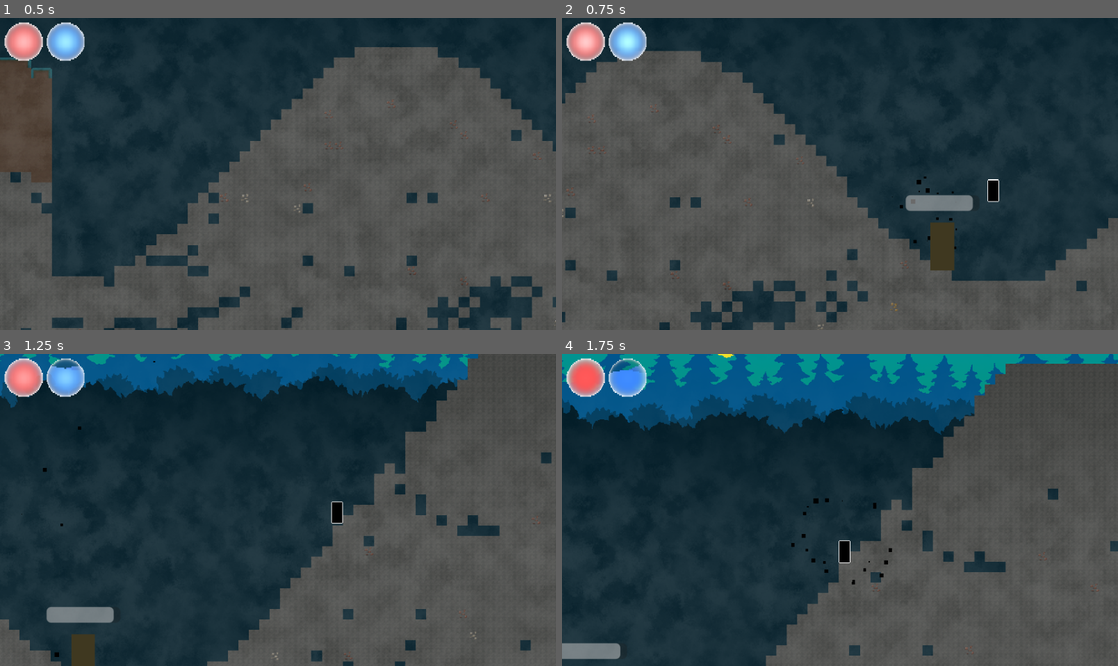
Above: before the commit, frames 1-4 (two rows, left to right).
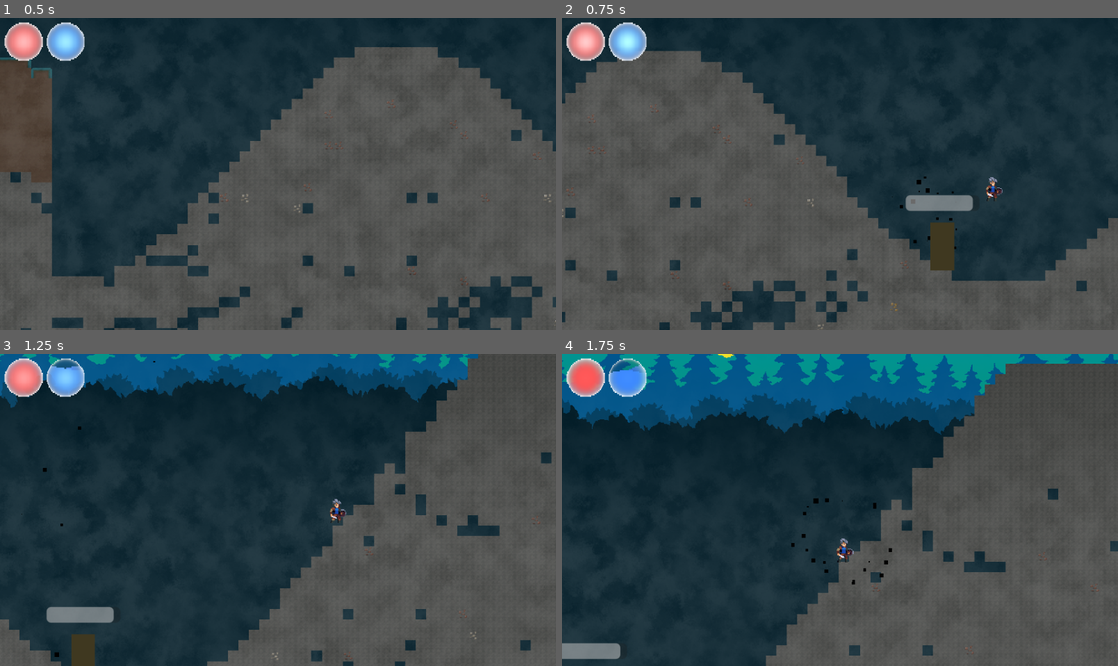
Above: after the commit, the same moments.

Repository: terriblepanic/first-game
Game: Godot game, scene res://scenes/Main.tscn
Same seed, same stepped clock (60 frames per second), same inputs: the game is played once before the commit and once after it. This scene is started directly instead of the project's main scene.
Inputs (mouse positions are in pixels of both pictures, inside the frame that each line leads up to):
- Up to frame 1 (0.5 s): no input
- Up to frame 2 (0.75 s): tap Enter (ui_accept) at 0.5 s; move the mouse to (962, 158) at 0.52 s; hold D (move_right) from 0.53 s (still down); click (962, 158) at 0.6 s
- Up to frame 3 (1.25 s): keep holding D (move_right); tap Space (jump) at 0.77, 0.8, 1.07 s
- Up to frame 4 (1.75 s): release D (move_right) at 1.25 s; drag from (728, 525) to (901, 510) at 1.27 s

Frame 1 is identical in both runs. In frame 2, 0.2% of the frame differs, in the area x 76-80%, y 51-60%; in frame 3, 0.2%; in frame 4, 0.2%, in the area x 49-53%, y 59-68%.

Commit message:
Added player char sprite frames

Diff:
--- /dev/null
+++ b/assets/char/char_sprite_frames.tres
@@ -0,0 +1,632 @@
+[gd_resource type="SpriteFrames" load_steps=83 format=3 uid="uid://durf0fmthtjny"]
+
+[ext_resource type="Texture2D" uid="uid://bywkj78dcxjs7" path="res://assets/char/char_blue_1.png" id="1_ixocq"]
+[ext_resource type="Texture2D" uid="uid://s3qco4bmhcps" path="res://assets/char/char_blue_2.png" id="2_bjtlb"]
+
+[sub_resource type="AtlasTexture" id="AtlasTexture_kg5lm"]
+atlas = ExtResource("1_ixocq")
+region = Rect2(0, 56, 56, 56)
+
+[sub_resource type="AtlasTexture" id="AtlasTexture_8wj7b"]
+atlas = ExtResource("1_ixocq")
+region = Rect2(56, 56, 56, 56)
+
+[sub_resource type="AtlasTexture" id="AtlasTexture_by2jq"]
+atlas = ExtResource("1_ixocq")
+region = Rect2(112, 56, 56, 56)
+
+[sub_resource type="AtlasTexture" id="AtlasTexture_o6bm6"]
+atlas = ExtResource("1_ixocq")
+region = Rect2(168, 56, 56, 56)
+
+[sub_resource type="AtlasTexture" id="AtlasTexture_qc6mo"]
+atlas = ExtResource("1_ixocq")
+region = Rect2(224, 56, 56, 56)
+
+[sub_resource type="AtlasTexture" id="AtlasTexture_nl1nb"]
+atlas = ExtResource("1_ixocq")
+region = Rect2(280, 56, 56, 56)
+
+[sub_resource type="AtlasTexture" id="AtlasTexture_exbuy"]
+atlas = ExtResource("1_ixocq")
+region = Rect2(336, 56, 56, 56)
+
+[sub_resource type="AtlasTexture" id="AtlasTexture_7r4e3"]
+atlas = ExtResource("1_ixocq")
+region = Rect2(392, 56, 56, 56)
+
+[sub_resource type="AtlasTexture" id="AtlasTexture_wenir"]
+atlas = ExtResource("2_bjtlb")
+region = Rect2(0, 224, 56, 56)
+
+[sub_resource type="AtlasTexture" id="AtlasTexture_o74km"]
+atlas = ExtResource("2_bjtlb")
+region = Rect2(56, 224, 56, 56)
+
+[sub_resource type="AtlasTexture" id="AtlasTexture_2a5yb"]
+atlas = ExtResource("2_bjtlb")
+region = Rect2(112, 224, 56, 56)
+
+[sub_resource type="AtlasTexture" id="AtlasTexture_l4com"]
+atlas = ExtResource("2_bjtlb")
+region = Rect2(168, 224, 56, 56)
+
+[sub_resource type="AtlasTexture" id="AtlasTexture_m7xp7"]
+atlas = ExtResource("2_bjtlb")
+region = Rect2(224, 224, 56, 56)
+
+[sub_resource type="AtlasTexture" id="AtlasTexture_f66f1"]
+atlas = ExtResource("2_bjtlb")
+region = Rect2(280, 224, 56, 56)
+
+[sub_resource type="AtlasTexture" id="AtlasTexture_2qulg"]
+atlas = ExtResource("2_bjtlb")
+region = Rect2(336, 224, 56, 56)
+
+[sub_resource type="AtlasTexture" id="AtlasTexture_abvqv"]
+atlas = ExtResource("2_bjtlb")
+region = Rect2(392, 224, 56, 56)
+
+[sub_resource type="AtlasTexture" id="AtlasTexture_wh0xn"]
+atlas = ExtResource("1_ixocq")
+region = Rect2(0, 336, 56, 56)
+
+[sub_resource type="AtlasTexture" id="AtlasTexture_jfpq7"]
+atlas = ExtResource("1_ixocq")
+region = Rect2(56, 336, 56, 56)
+
+[sub_resource type="AtlasTexture" id="AtlasTexture_casiv"]
+atlas = ExtResource("1_ixocq")
+region = Rect2(112, 336, 56, 56)
+
+[sub_resource type="AtlasTexture" id="AtlasTexture_f4tq6"]
+atlas = ExtResource("1_ixocq")
+region = Rect2(168, 336, 56, 56)
+
+[sub_resource type="AtlasTexture" id="AtlasTexture_k7yq0"]
+atlas = ExtResource("1_ixocq")
+region = Rect2(224, 336, 56, 56)
+
+[sub_resource type="AtlasTexture" id="AtlasTexture_3yt21"]
+atlas = ExtResource("1_ixocq")
+region = Rect2(280, 336, 56, 56)
+
+[sub_resource type="AtlasTexture" id="AtlasTexture_joq62"]
+atlas = ExtResource("1_ixocq")
+region = Rect2(336, 336, 56, 56)
+
+[sub_resource type="AtlasTexture" id="AtlasTexture_vsaxy"]
+atlas = ExtResource("1_ixocq")
+region = Rect2(392, 336, 56, 56)
+
+[sub_resource type="AtlasTexture" id="AtlasTexture_hf8ln"]
+atlas = ExtResource("1_ixocq")
+region = Rect2(0, 392, 56, 56)
+
+[sub_resource type="AtlasTexture" id="AtlasTexture_q35uh"]
+atlas = ExtResource("1_ixocq")
+region = Rect2(56, 392, 56, 56)
+
+[sub_resource type="AtlasTexture" id="AtlasTexture_81bg0"]
+atlas = ExtResource("1_ixocq")
+region = Rect2(112, 392, 56, 56)
+
+[sub_resource type="AtlasTexture" id="AtlasTexture_av2qp"]
+atlas = ExtResource("1_ixocq")
+region = Rect2(168, 392, 56, 56)
+
+[sub_resource type="AtlasTexture" id="AtlasTexture_6mu5w"]
+atlas = ExtResource("1_ixocq")
+region = Rect2(56, 224, 56, 56)
+
+[sub_resource type="AtlasTexture" id="AtlasTexture_7otj3"]
+atlas = ExtResource("1_ixocq")
+region = Rect2(112, 224, 56, 56)
+
+[sub_resource type="AtlasTexture" id="AtlasTexture_vx8iu"]
+atlas = ExtResource("1_ixocq")
+region = Rect2(168, 224, 56, 56)
+
+[sub_resource type="AtlasTexture" id="AtlasTexture_ssvhk"]
+atlas = ExtResource("1_ixocq")
+region = Rect2(224, 224, 56, 56)
+
+[sub_resource type="AtlasTexture" id="AtlasTexture_oqto0"]
+atlas = ExtResource("1_ixocq")
+region = Rect2(112, 168, 56, 56)
+
+[sub_resource type="AtlasTexture" id="AtlasTexture_m60st"]
+atlas = ExtResource("1_ixocq")
+region = Rect2(168, 168, 56, 56)
+
+[sub_resource type="AtlasTexture" id="AtlasTexture_voe31"]
+atlas = ExtResource("1_ixocq")
+region = Rect2(224, 168, 56, 56)
+
+[sub_resource type="AtlasTexture" id="AtlasTexture_770yo"]
+atlas = ExtResource("1_ixocq")
+region = Rect2(280, 168, 56, 56)
+
+[sub_resource type="AtlasTexture" id="AtlasTexture_17hla"]
+atlas = ExtResource("1_ixocq")
+region = Rect2(0, 0, 56, 56)
+
+[sub_resource type="AtlasTexture" id="AtlasTexture_e2bak"]
+atlas = ExtResource("1_ixocq")
+region = Rect2(56, 0, 56, 56)
+
+[sub_resource type="AtlasTexture" id="AtlasTexture_fbtux"]
+atlas = ExtResource("1_ixocq")
+region = Rect2(112, 0, 56, 56)
+
+[sub_resource type="AtlasTexture" id="AtlasTexture_40035"]
+atlas = ExtResource("1_ixocq")
+region = Rect2(168, 0, 56, 56)
+
+[sub_resource type="AtlasTexture" id="AtlasTexture_anegr"]
+atlas = ExtResource("1_ixocq")
+region = Rect2(224, 0, 56, 56)
+
+[sub_resource type="AtlasTexture" id="AtlasTexture_dpydd"]
+atlas = ExtResource("1_ixocq")
+region = Rect2(280, 0, 56, 56)
+
+[sub_resource type="AtlasTexture" id="AtlasTexture_clvnv"]
+atlas = ExtResource("1_ixocq")
+region = Rect2(0, 168, 56, 56)
+
+[sub_resource type="AtlasTexture" id="AtlasTexture_r3q8g"]
+atlas = ExtResource("1_ixocq")
+region = Rect2(56, 168, 56, 56)
+
+[sub_resource type="AtlasTexture" id="AtlasTexture_geec2"]
+atlas = ExtResource("1_ixocq")
+region = Rect2(336, 168, 56, 56)
+
+[sub_resource type="AtlasTexture" id="AtlasTexture_13j4r"]
+atlas = ExtResource("1_ixocq")
+region = Rect2(392, 168, 56, 56)
+
+[sub_resource type="AtlasTexture" id="AtlasTexture_xqh7n"]
+atlas = ExtResource("1_ixocq")
+region = Rect2(0, 224, 56, 56)
+
+[sub_resource type="AtlasTexture" id="AtlasTexture_lqa7l"]
+atlas = ExtResource("1_ixocq")
+region = Rect2(280, 224, 56, 56)
+
+[sub_resource type="AtlasTexture" id="AtlasTexture_wo2l0"]
+atlas = ExtResource("1_ixocq")
+region = Rect2(336, 224, 56, 56)
+
+[sub_resource type="AtlasTexture" id="AtlasTexture_ruixr"]
+atlas = ExtResource("1_ixocq")
+region = Rect2(392, 224, 56, 56)
+
+[sub_resource type="AtlasTexture" id="AtlasTexture_ksvjo"]
+atlas = ExtResource("1_ixocq")
+region = Rect2(0, 112, 56, 56)
+
+[sub_resource type="AtlasTexture" id="AtlasTexture_6dvhw"]
+atlas = ExtResource("1_ixocq")
+region = Rect2(56, 112, 56, 56)
+
+[sub_resource type="AtlasTexture" id="AtlasTexture_gibof"]
+atlas = ExtResource("1_ixocq")
+region = Rect2(112, 112, 56, 56)
+
+[sub_resource type="AtlasTexture" id="AtlasTexture_wiiah"]
+atlas = ExtResource("1_ixocq")
+region = Rect2(168, 112, 56, 56)
+
+[sub_resource type="AtlasTexture" id="AtlasTexture_hgdjk"]
+atlas = ExtResource("1_ixocq")
+region = Rect2(224, 112, 56, 56)
+
+[sub_resource type="AtlasTexture" id="AtlasTexture_i2vwc"]
+atlas = ExtResource("1_ixocq")
+region = Rect2(280, 112, 56, 56)
+
+[sub_resource type="AtlasTexture" id="AtlasTexture_vb8tj"]
+atlas = ExtResource("1_ixocq")
+region = Rect2(336, 112, 56, 56)
+
+[sub_resource type="AtlasTexture" id="AtlasTexture_708ud"]
+atlas = ExtResource("1_ixocq")
+region = Rect2(392, 112, 56, 56)
+
+[sub_resource type="AtlasTexture" id="AtlasTexture_ytnu2"]
+atlas = ExtResource("1_ixocq")
+region = Rect2(0, 448, 56, 56)
+
+[sub_resource type="AtlasTexture" id="AtlasTexture_ajcal"]
+atlas = ExtResource("1_ixocq")
+region = Rect2(56, 448, 56, 56)
+
+[sub_resource type="AtlasTexture" id="AtlasTexture_eeh0t"]
+atlas = ExtResource("1_ixocq")
+region = Rect2(112, 448, 56, 56)
+
+[sub_resource type="AtlasTexture" id="AtlasTexture_ovnm7"]
+atlas = ExtResource("1_ixocq")
+region = Rect2(168, 448, 56, 56)
+
+[sub_resource type="AtlasTexture" id="AtlasTexture_ub4u3"]
+atlas = ExtResource("1_ixocq")
+region = Rect2(224, 448, 56, 56)
+
+[sub_resource type="AtlasTexture" id="AtlasTexture_maypo"]
+atlas = ExtResource("1_ixocq")
+region = Rect2(280, 448, 56, 56)
+
+[sub_resource type="AtlasTexture" id="AtlasTexture_7rl5m"]
+atlas = ExtResource("1_ixocq")
+region = Rect2(336, 448, 56, 56)
+
+[sub_resource type="AtlasTexture" id="AtlasTexture_b30ve"]
+atlas = ExtResource("1_ixocq")
+region = Rect2(392, 448, 56, 56)
+
+[sub_resource type="AtlasTexture" id="AtlasTexture_3dgyd"]
+atlas = ExtResource("1_ixocq")
+region = Rect2(0, 280, 56, 56)
+
+[sub_resource type="AtlasTexture" id="AtlasTexture_su1km"]
+atlas = ExtResource("1_ixocq")
+region = Rect2(56, 280, 56, 56)
+
+[sub_resource type="AtlasTexture" id="AtlasTexture_11xe5"]
+atlas = ExtResource("1_ixocq")
+region = Rect2(112, 280, 56, 56)
+
+[sub_resource type="AtlasTexture" id="AtlasTexture_wu14l"]
+atlas = ExtResource("1_ixocq")
+region = Rect2(168, 280, 56, 56)
+
+[sub_resource type="AtlasTexture" id="AtlasTexture_aehhv"]
+atlas = ExtResource("2_bjtlb")
+region = Rect2(0, 0, 56, 56)
+
+[sub_resource type="AtlasTexture" id="AtlasTexture_3g1tc"]
+atlas = ExtResource("2_bjtlb")
+region = Rect2(56, 0, 56, 56)
+
+[sub_resource type="AtlasTexture" id="AtlasTexture_jybbe"]
+atlas = ExtResource("2_bjtlb")
+region = Rect2(112, 0, 56, 56)
+
+[sub_resource type="AtlasTexture" id="AtlasTexture_vy6hd"]
+atlas = ExtResource("2_bjtlb")
+region = Rect2(168, 0, 56, 56)
+
+[sub_resource type="AtlasTexture" id="AtlasTexture_3pei2"]
+atlas = ExtResource("2_bjtlb")
+region = Rect2(224, 0, 56, 56)
+
+[sub_resource type="AtlasTexture" id="AtlasTexture_fnbe4"]
+atlas = ExtResource("2_bjtlb")
+region = Rect2(280, 0, 56, 56)
+
+[sub_resource type="AtlasTexture" id="AtlasTexture_wg14l"]
+atlas = ExtResource("2_bjtlb")
+region = Rect2(336, 0, 56, 56)
+
+[sub_resource type="AtlasTexture" id="AtlasTexture_wkctf"]
+atlas = ExtResource("2_bjtlb")
+region = Rect2(392, 0, 56, 56)
+
+[sub_resource type="AtlasTexture" id="AtlasTexture_hf7p8"]
+atlas = ExtResource("2_bjtlb")
+region = Rect2(0, 56, 56, 56)
+
+[sub_resource type="AtlasTexture" id="AtlasTexture_qbhik"]
+atlas = ExtResource("2_bjtlb")
+region = Rect2(56, 56, 56, 56)
+
+[resource]
+animations = [{
+"frames": [{
+"duration": 1.0,
+"texture": SubResource("AtlasTexture_kg5lm")
+}, {
+"duration": 1.0,
+"texture": SubResource("AtlasTexture_8wj7b")
+}, {
+"duration": 1.0,
+"texture": SubResource("AtlasTexture_by2jq")
+}, {
+"duration": 1.0,
+"texture": SubResource("AtlasTexture_o6bm6")
+}, {
+"duration": 1.0,
+"texture": SubResource("AtlasTexture_qc6mo")
+}, {
+"duration": 1.0,
+"texture": SubResource("AtlasTexture_nl1nb")
+}, {
+"duration": 1.0,
+"texture": SubResource("AtlasTexture_exbuy")
+}, {
+"duration": 1.0,
+"texture": SubResource("AtlasTexture_7r4e3")
+}],
+"loop": true,
+"name": &"attack",
+"speed": 10.0
+}, {
+"frames": [{
+"duration": 1.0,
+"texture": SubResource("AtlasTexture_wenir")
+}, {
+"duration": 1.0,
+"texture": SubResource("AtlasTexture_o74km")
+}, {
+"duration": 1.0,
+"texture": SubResource("AtlasTexture_2a5yb")
+}, {
+"duration": 1.0,
+"texture": SubResource("AtlasTexture_l4com")
+}, {
+"duration": 1.0,
+"texture": SubResource("AtlasTexture_m7xp7")
+}, {
+"duration": 1.0,
+"texture": SubResource("AtlasTexture_f66f1")
+}, {
+"duration": 1.0,
+"texture": SubResource("AtlasTexture_2qulg")
+}, {
+"duration": 1.0,
+"texture": SubResource("AtlasTexture_abvqv")
+}],
+"loop": true,
+"name": &"critical_attack",
+"speed": 10.0
+}, {
+"frames": [{
+"duration": 1.0,
+"texture": SubResource("AtlasTexture_wh0xn")
+}, {
+"duration": 1.0,
+"texture": SubResource("AtlasTexture_jfpq7")
+}, {
+"duration": 1.0,
+"texture": SubResource("AtlasTexture_casiv")
+}, {
+"duration": 1.0,
+"texture": SubResource("AtlasTexture_f4tq6")
+}, {
+"duration": 1.0,
+"texture": SubResource("AtlasTexture_k7yq0")
+}, {
+"duration": 1.0,
+"texture": SubResource("AtlasTexture_3yt21")
+}, {
+"duration": 1.0,
+"texture": SubResource("AtlasTexture_joq62")
+}, {
+"duration": 1.0,
+"texture": SubResource("AtlasTexture_vsaxy")
+}, {
+"duration": 1.0,
+"texture": SubResource("AtlasTexture_hf8ln")
+}, {
+"duration": 1.0,
+"texture": SubResource("AtlasTexture_q35uh")
+}, {
+"duration": 1.0,
+"texture": SubResource("AtlasTexture_81bg0")
+}, {
+"duration": 1.0,
+"texture": SubResource("AtlasTexture_av2qp")
+}],
+"loop": true,
+"name": &"death",
+"speed": 10.0
+}, {
+"frames": [{
+"duration": 1.0,
+"texture": SubResource("AtlasTexture_6mu5w")
+}, {
+"duration": 1.0,
+"texture": SubResource("AtlasTexture_7otj3")
+}, {
+"duration": 1.0,
+"texture": SubResource("AtlasTexture_vx8iu")
+}, {
+"duration": 1.0,
+"texture": SubResource("AtlasTexture_ssvhk")
+}],
+"loop": true,
+"name": &"falling",
+"speed": 10.0
+}, {
+"frames": [{
+"duration": 1.0,
+"texture": SubResource("AtlasTexture_oqto0")
+}, {
+"duration": 1.0,
+"texture": SubResource("AtlasTexture_m60st")
+}, {
+"duration": 1.0,
+"texture": SubResource("AtlasTexture_voe31")
+}, {
+"duration": 1.0,
+"texture": SubResource("AtlasTexture_770yo")
+}],
+"loop": true,
+"name": &"flying_up",
+"speed": 10.0
+}, {
+"frames": [{
+"duration": 1.0,
+"texture": SubResource("AtlasTexture_17hla")
+}, {
+"duration": 1.0,
+"texture": SubResource("AtlasTexture_e2bak")
+}, {
+"duration": 1.0,
+"texture": SubResource("AtlasTexture_fbtux")
+}, {
+"duration": 1.0,
+"texture": SubResource("AtlasTexture_40035")
+}, {
+"duration": 1.0,
+"texture": SubResource("AtlasTexture_anegr")
+}, {
+"duration": 1.0,
+"texture": SubResource("AtlasTexture_dpydd")
+}],
+"loop": true,
+"name": &"idle",
+"speed": 10.0
+}, {
+"frames": [{
+"duration": 1.0,
+"texture": SubResource("AtlasTexture_clvnv")
+}, {
+"duration": 1.0,
+"texture": SubResource("AtlasTexture_r3q8g")
+}],
+"loop": true,
+"name": &"jump_preparation",
+"speed": 10.0
+}, {
+"frames": [{
+"duration": 1.0,
+"texture": SubResource("AtlasTexture_geec2")
+}, {
+"duration": 1.0,
+"texture": SubResource("AtlasTexture_13j4r")
+}, {
+"duration": 1.0,
+"texture": SubResource("AtlasTexture_xqh7n")
+}],
+"loop": true,
+"name": &"jumping_reload",
+"speed": 10.0
+}, {
+"frames": [{
+"duration": 1.0,
+"texture": SubResource("AtlasTexture_lqa7l")
+}, {
+"duration": 1.0,
+"texture": SubResource("AtlasTexture_wo2l0")
+}, {
+"duration": 1.0,
+"texture": SubResource("AtlasTexture_ruixr")
+}],
+"loop": true,
+"name": &"landing",
+"speed": 10.0
+}, {
+"frames": [{
+"duration": 1.0,
+"texture": SubResource("AtlasTexture_ksvjo")
+}, {
+"duration": 1.0,
+"texture": SubResource("AtlasTexture_6dvhw")
+}, {
+"duration": 1.0,
+"texture": SubResource("AtlasTexture_gibof")
+}, {
+"duration": 1.0,
+"texture": SubResource("AtlasTexture_wiiah")
+}, {
+"duration": 1.0,
+"texture": SubResource("AtlasTexture_hgdjk")
+}, {
+"duration": 1.0,
+"texture": SubResource("AtlasTexture_i2vwc")
+}, {
+"duration": 1.0,
+"texture": SubResource("AtlasTexture_vb8tj")
+}, {
+"duration": 1.0,
+"texture": SubResource("AtlasTexture_708ud")
+}],
+"loop": true,
+"name": &"running",
+"speed": 10.0
+}, {
+"frames": [{
+"duration": 1.0,
+"texture": SubResource("AtlasTexture_ytnu2")
+}, {
+"duration": 1.0,
+"texture": SubResource("AtlasTexture_ajcal")
+}, {
+"duration": 1.0,
+"texture": SubResource("AtlasTexture_eeh0t")
+}, {
+"duration": 1.0,
+"texture": SubResource("AtlasTexture_ovnm7")
+}, {
+"duration": 1.0,
+"texture": SubResource("AtlasTexture_ub4u3")
+}, {
+"duration": 1.0,
+"texture": SubResource("AtlasTexture_maypo")
+}, {
+"duration": 1.0,
+"texture": SubResource("AtlasTexture_7rl5m")
+}, {
+"duration": 1.0,
+"texture": SubResource("AtlasTexture_b30ve")
+}],
+"loop": true,
+"name": &"spell_cast",
+"speed": 10.0
+}, {
+"frames": [{
+"duration": 1.0,
+"texture": SubResource("AtlasTexture_3dgyd")
+}, {
+"duration": 1.0,
+"texture": SubResource("AtlasTexture_su1km")
+}, {
+"duration": 1.0,
+"texture": SubResource("AtlasTexture_11xe5")
+}, {
+"duration": 1.0,
+"texture": SubResource("AtlasTexture_wu14l")
+}],
+"loop": true,
+"name": &"taking_damage",
+"speed": 10.0
+}, {
+"frames": [{
+"duration": 1.0,
+"texture": SubResource("AtlasTexture_aehhv")
+}, {
+"duration": 1.0,
+"texture": SubResource("AtlasTexture_3g1tc")
+}, {
+"duration": 1.0,
+"texture": SubResource("AtlasTexture_jybbe")
+}, {
+"duration": 1.0,
+"texture": SubResource("AtlasTexture_vy6hd")
+}, {
+"duration": 1.0,
+"texture": SubResource("AtlasTexture_3pei2")
+}, {
+"duration": 1.0,
+"texture": SubResource("AtlasTexture_fnbe4")
+}, {
+"duration": 1.0,
+"texture": SubResource("AtlasTexture_wg14l")
+}, {
+"duration": 1.0,
+"texture": SubResource("AtlasTexture_wkctf")
+}, {
+"duration": 1.0,
+"texture": SubResource("AtlasTexture_hf7p8")
+}, {
+"duration": 1.0,
+"texture": SubResource("AtlasTexture_qbhik")
+}],
+"loop": true,
+"name": &"walking",
+"speed": 10.0
+}]
--- a/scenes/player.tscn
+++ b/scenes/player.tscn
@@ -1,25 +1,9 @@
-[gd_scene load_steps=26 format=3 uid="uid://dolm0awkrgl7m"]
+[gd_scene load_steps=23 format=3 uid="uid://dolm0awkrgl7m"]
 
 [ext_resource type="Script" uid="uid://cx80fdkryqxil" path="res://scripts/player.gd" id="1"]
-[ext_resource type="Shader" uid="uid://dflboxrqydypb" path="res://shaders/outline.gdshader" id="2_dqkch"]
+[ext_resource type="SpriteFrames" uid="uid://durf0fmthtjny" path="res://assets/char/char_sprite_frames.tres" id="2_dqkch"]
 [ext_resource type="Texture2D" uid="uid://clx4va2ges768" path="res://assets/particles/player_attack.png" id="2_qhqgy"]
 [ext_resource type="Script" uid="uid://baj7ercl2fb7l" path="res://addons/coyote_jump/coyote_jump.gd" id="3_qhqgy"]
-
-[sub_resource type="ShaderMaterial" id="ShaderMaterial_dqkch"]
-shader = ExtResource("2_dqkch")
-shader_parameter/allow_out_of_bounds = true
-shader_parameter/outline_thickness = 1.0
-shader_parameter/outline_color = Color(1, 1, 1, 1)
-
-[sub_resource type="Gradient" id="Gradient_3vyb7"]
-offsets = PackedFloat32Array(0)
-colors = PackedColorArray(0, 0, 0, 1)
-
-[sub_resource type="GradientTexture2D" id="GradientTexture2D_g2els"]
-gradient = SubResource("Gradient_3vyb7")
-width = 14
-height = 28
-fill_from = Vector2(0, 1)
 
 [sub_resource type="CapsuleShape2D" id="CapsuleShape2D_qhqgy"]
 radius = 2.61
@@ -675,10 +659,11 @@
 z_index = 1
 script = ExtResource("1")
 
-[node name="Sprite2D" type="Sprite2D" parent="."]
-material = SubResource("ShaderMaterial_dqkch")
-position = Vector2(0, -14)
-texture = SubResource("GradientTexture2D_g2els")
+[node name="AnimatedSprite2D" type="AnimatedSprite2D" parent="."]
+position = Vector2(0, -28)
+sprite_frames = ExtResource("2_dqkch")
+animation = &"idle"
+frame_progress = 0.57853
 
 [node name="CollisionShape2D_body" type="CollisionShape2D" parent="."]
 position = Vector2(0, -3)
--- a/scripts/pantheon.gd
+++ b/scripts/pantheon.gd
@@ -1,14 +1,64 @@
 extends Node2D
+
+@onready var _altar_scene: PackedScene = preload("res://scenes/altar.tscn")
+
+const VIDEO_PATH = "res://media/splash.ogv"
 
 var _chosen: Dictionary = {}
 
 @onready var _animated_sprite = $Fire
-@onready var _altar_scene: PackedScene = preload("res://scenes/altar.tscn")
 
 
 func _ready() -> void:
-	_spawn_altars()
+	process_mode = Node.PROCESS_MODE_ALWAYS
+	show_splash()
 
+# ---------- ЗАСТАВКА ----------
+func show_splash() -> void:
+	get_tree().paused = true                # ставим игру на паузу
+
+	var splash_layer := CanvasLayer.new()
+	splash_layer.name = "SplashLayer"
+	splash_layer.layer = 100
+	splash_layer.process_mode = Node.PROCESS_MODE_ALWAYS
+	add_child(splash_layer)
+
+	# тёмный фон
+	var bg := ColorRect.new()
+	bg.color = Color.BLACK                  # исправили
+	bg.set_anchors_preset(Control.PRESET_FULL_RECT)
+	bg.process_mode = Node.PROCESS_MODE_ALWAYS
+	bg.mouse_filter = Control.MOUSE_FILTER_STOP
+	splash_layer.add_child(bg)
+
+	# видеоплеер
+	var vp := VideoStreamPlayer.new()       # <-- новый класс
+	vp.name = "SplashVideo"
+	vp.stream = load(VIDEO_PATH)
+	vp.expand = true
+	vp.set_anchors_preset(Control.PRESET_FULL_RECT)
+	vp.autoplay = false
+	vp.process_mode = Node.PROCESS_MODE_ALWAYS
+	splash_layer.add_child(vp)
+
+	# сигналы
+	vp.play()
+	vp.finished.connect(_on_splash_finished)
+	bg.gui_input.connect(_on_splash_input)
+
+
+func _on_splash_finished() -> void:
+	var layer := get_node_or_null("SplashLayer")
+	if layer: layer.queue_free()
+	get_tree().paused = false               # снимаем паузу
+	_spawn_altars()                         # запускаем логику уровня
+
+func _on_splash_input(event: InputEvent) -> void:
+	if event is InputEventMouseButton and event.pressed:
+		var vp := get_node_or_null("SplashLayer/SplashVideo") as VideoStreamPlayer
+		if vp and vp.playing:
+			vp.stop()
+			_on_splash_finished()
 
 func _process(delta: float) -> void:
 	_animated_sprite.play("fire")
Binary file added: assets/char/char_blue_1.png
Not shown, added: assets/char/char_blue_1.png.import
Binary file added: assets/char/char_blue_2.png
Not shown, added: assets/char/char_blue_2.png.import
Binary file added: assets/char_blue_2.png
Not shown, added: assets/char_blue_2.png.import
Not shown, added: media/splash.ogv.uid
Not shown, added: media/splash.ogv
